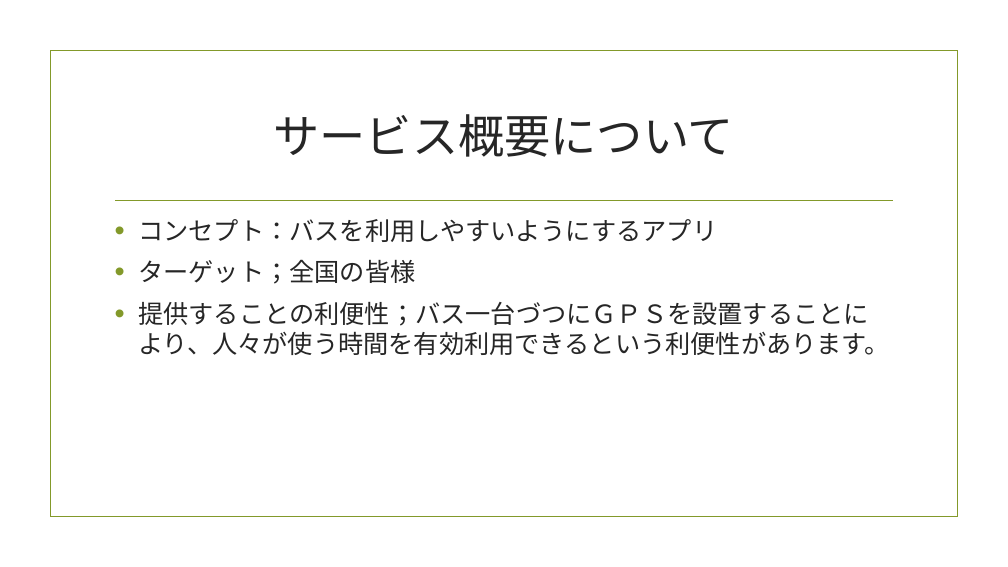
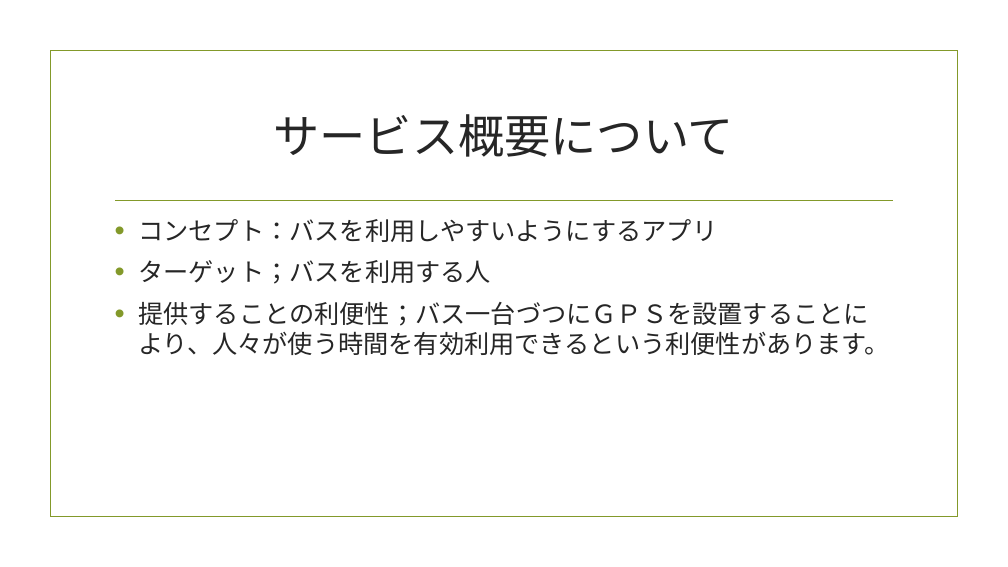
Before and after one commit to bluebird5/it2-2016, a slide deck: slide 2 of bluebird5/位置情報サービス.pptx. Drawn at 1008x567 pixels with LibreOffice and Linux fonts; fonts in the diff are those of the drawing; background and template pictures are left out. Boxes give left, top, right and bottom in pixels: in the first picture for what was removed or moved away, otherwise in the second. Text is boxed around its words. In the diff, an @@ line names an element or a change of style, - is before the commit and + after.

```diff
--- a/bluebird5/位置情報サービス.pptx
+++ b/bluebird5/位置情報サービス.pptx
@@ text at [138,260,491,284]: text changed @@
-• ターゲット；全国の皆様
+• ターゲット；バスを利用する人
```
Also in this commit, not shown: 4 other slides changed.
